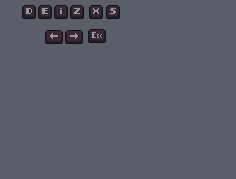
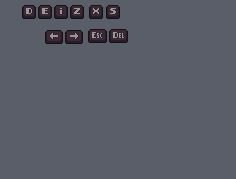
Layer changes from the first 236 x 179 image to the second:
added layer "KeyboardDelete.png" above "KeyboardEscape.png" over box(109, 29, 128, 43)
painted on "KeyboardEscape.png" over box(97, 29, 107, 43)
